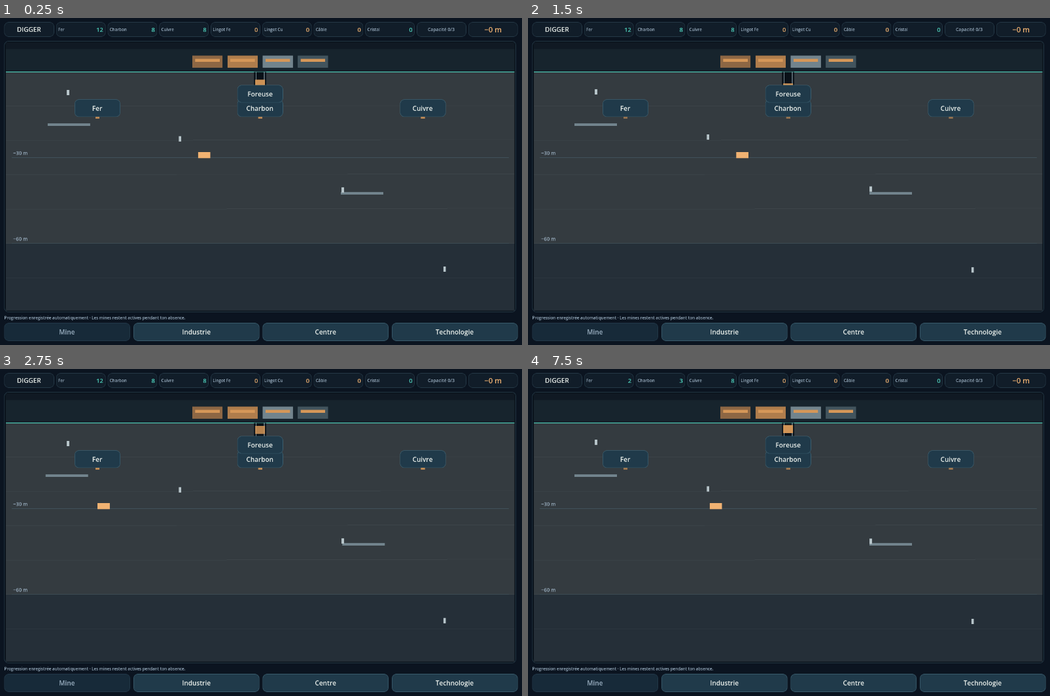
Above: before the commit, frames 1-4 (two rows, left to right).
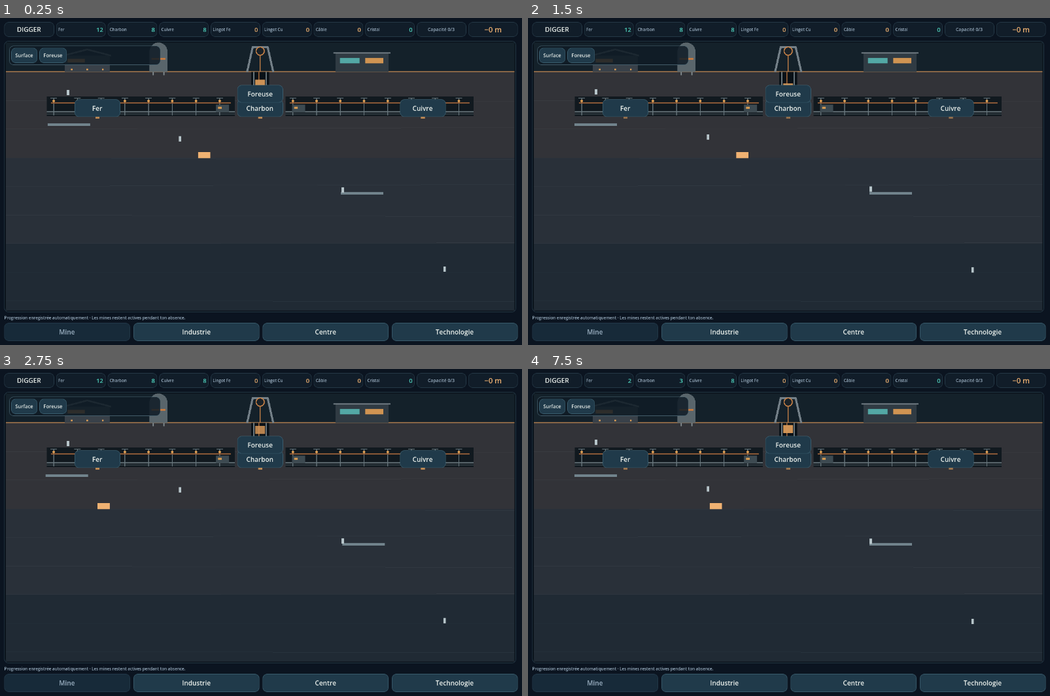
Above: after the commit, the same moments.

Repository: devjonathan1999-del/Project-Digger
Game: Godot game, scene res://scenes/main.tscn
Same seed, same stepped clock (60 frames per second), same inputs: the game is played once before the commit and once after it.
Inputs:
- Up to frame 1 (0.25 s): no input
- Up to frame 2 (1.5 s): click "Fer" at 0.5 s; click "Charbon" at 1.25 s
- Up to frame 3 (2.75 s): click "Cuivre" at 2 s
- Up to frame 4 (7.5 s): click "Foreuse" at 2.75 s; click "Industrie" at 3.5 s; click "Améliorer" at 4.25 s; click "Lingot de fer" at 5 s; click "Lancer le lot" at 5.75 s; click "Câble" at 6.5 s; click "Mine" at 7.25 s

The runs differ from the first frame. In frame 1, 6.1% of the frame differs, in the area x 1-99%, y 7-69%; in frame 2, 6.1%; in frame 3, 6.1%; in frame 4, 6.1%.
Error before the commit: Parse Error: Cannot infer the type of "x" variable because the value doesn't have a set type. (res://src/industry/ui/mine_scene_renderer.gd:301)

Commit message:
fix: type deep scene drawing coordinates

Diff:
--- a/src/industry/ui/mine_scene_renderer.gd
+++ b/src/industry/ui/mine_scene_renderer.gd
@@ -291,20 +291,20 @@
     var strength := accent_strength_for_depth(depth)
     var alpha := 0.05 + strength * 0.07
     draw_rect(Rect2(0, 0, size.x, size.y), Color(0.08, 0.38, 0.40, alpha), false, 2.0)
-    if depth >= 90:
-        var crystal_depths := [98.0, 112.0, 132.0, 154.0]
-        var ratios := [0.15, 0.84, 0.28, 0.72]
-        for i in range(crystal_depths.size()):
-            var y := _depth_to_y(crystal_depths[i])
-            if y < -30 or y > size.y + 30:
-                continue
-            var x := size.x * ratios[i]
-            _draw_crystal_cluster(Vector2(x, y), strength)
+    var crystal_depths: Array[float] = [98.0, 112.0, 132.0, 154.0]
+    var ratios: Array[float] = [0.15, 0.84, 0.28, 0.72]
+    for i in range(crystal_depths.size()):
+        var y: float = _depth_to_y(crystal_depths[i])
+        if y < -30.0 or y > size.y + 30.0:
+            continue
+        var x: float = size.x * ratios[i]
+        _draw_crystal_cluster(Vector2(x, y), strength)
 
 func _draw_crystal_cluster(center: Vector2, strength: float) -> void:
     var glow := Color(0.25, 0.91, 0.86, 0.18 + strength * 0.28)
     draw_circle(center, 17 + 10 * strength, glow)
-    for offset in [-10.0, 0.0, 11.0]:
+    var offsets: Array[float] = [-10.0, 0.0, 11.0]
+    for offset in offsets:
         var h := 13.0 + absf(offset) * 0.5
         var points := PackedVector2Array([
             center + Vector2(offset - 5, 5),
